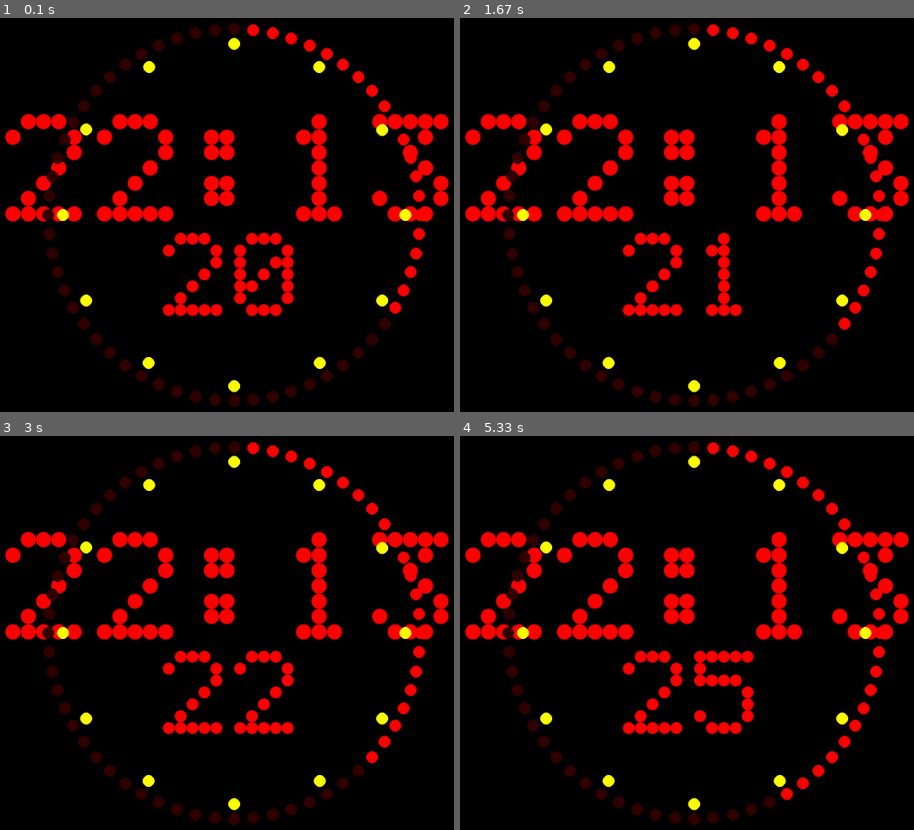
Above: before the commit, frames 1-4 (two rows, left to right).
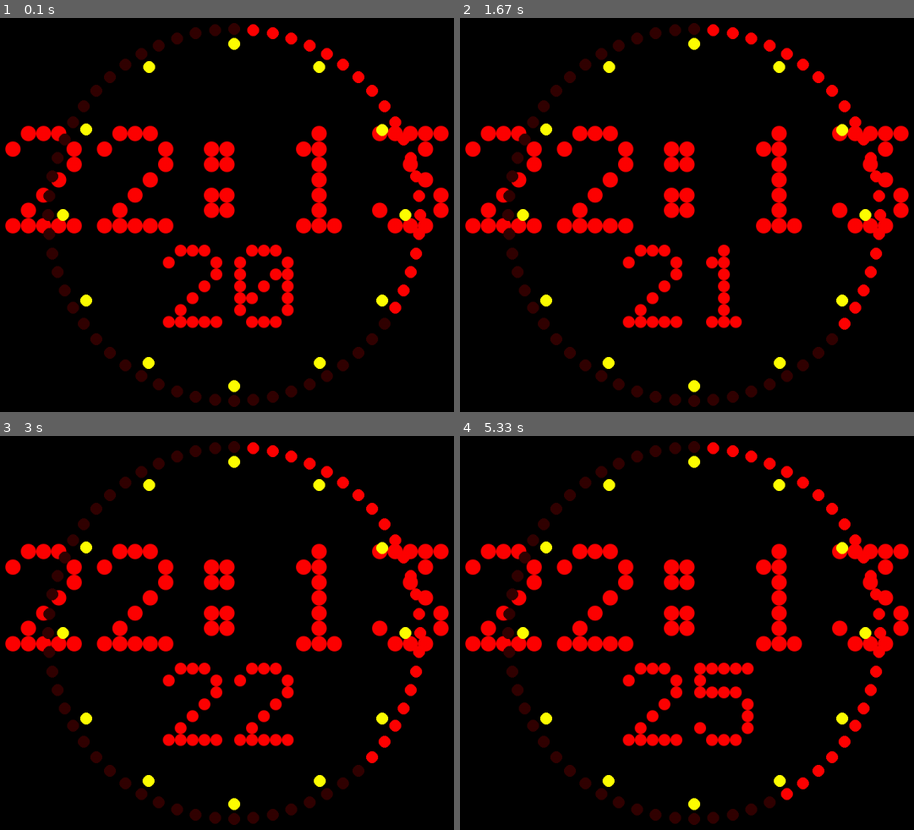
Above: after the commit, the same moments.

Repository: UoS-TV/LTCStudioClock
Game: pygame game, started from script.py
Same seed, same stepped clock (60 frames per second), same inputs: the game is played once before the commit and once after it.
Inputs:
- Up to frame 1 (0.1 s): no input
- Up to frame 2 (1.67 s): no input
- Up to frame 3 (3 s): no input
- Up to frame 4 (5.33 s): no input

The runs differ from the first frame. In frame 1, 12% of the frame differs, in the area x 1-99%, y 24-79%; in frame 2, 11%; in frame 3, 13%; in frame 4, 13%.

Commit message:
changed texy y pos

Diff:
--- a/script.py
+++ b/script.py
@@ -49,12 +49,12 @@
 
     # Draw digital clock (hours and minutes)
     text_hm = clock_font.render(hours_minutes, True, text_color)
-    rect_hm = text_hm.get_rect(center=(x_center, y_center - 80))
+    rect_hm = text_hm.get_rect(center=(x_center, y_center - 60))
     screen.blit(text_hm, rect_hm)
 
     # Draw digital seconds
     text_sec = sec_font.render(f"{seconds:02}", True, text_color)
-    rect_sec = text_sec.get_rect(center=(x_center, y_center + 100))
+    rect_sec = text_sec.get_rect(center=(x_center, y_center + 120))
     screen.blit(text_sec, rect_sec)
 
     for angle in range(0, 360, 6):  # Draw up to the current second
